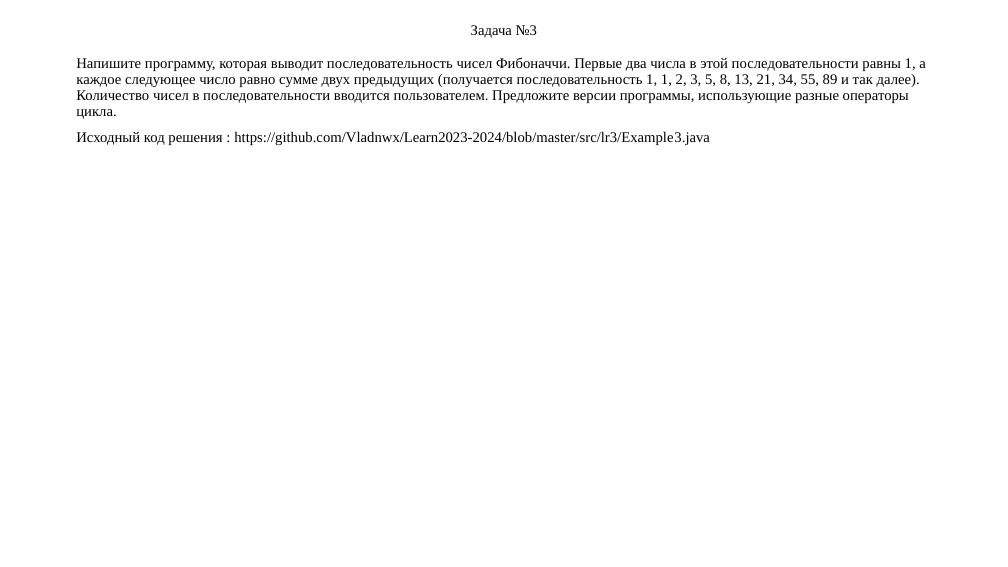
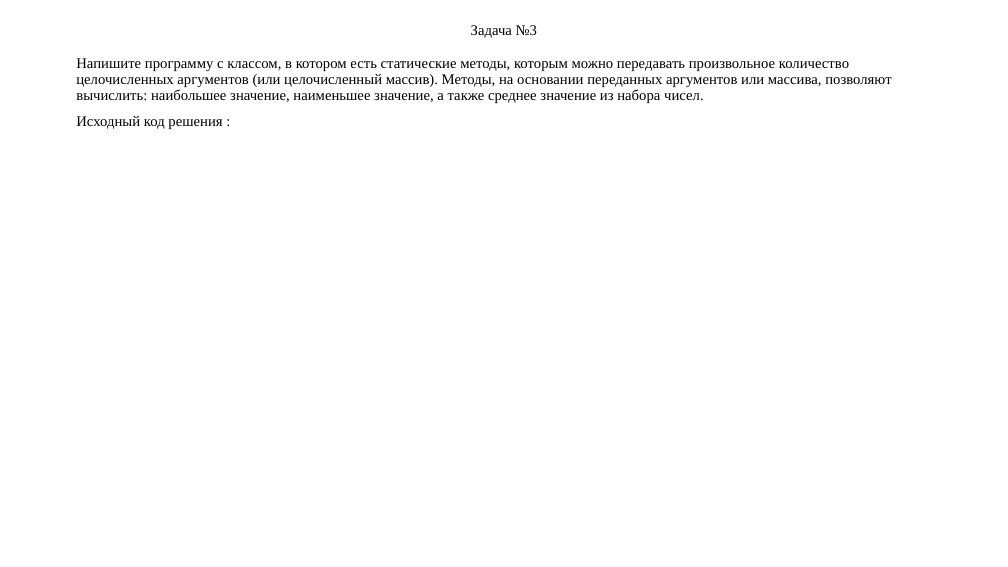
Before and after one commit to Vladnwx/Learn2023-2024, a slide deck: slide 5 of src/lr6/РИЗ-130916у Савельев В.Н. Отчет о выполнении ЛР6.pptx. Drawn at 1008x567 pixels with LibreOffice and Linux fonts; fonts in the diff are those of the drawing. Boxes give left, top, right and bottom in pixels: in the first picture for what was removed or moved away, otherwise in the second. Text is boxed around its words. In the diff, an @@ line names an element or a change of style, - is before the commit and + after.

```diff
--- a/src/lr6/РИЗ-130916у Савельев В.Н. Отчет о выполнении ЛР6.pptx
+++ b/src/lr6/РИЗ-130916у Савельев В.Н. Отчет о выполнении ЛР6.pptx
@@ text at bbox=[76, 58, 891, 129]: text changed @@
-Напишите программу, которая выводит последовательность чисел Фибоначчи. Первые два числа в этой последовательности равны 1, а каждое следующее число равно сумме двух предыдущих (получается последовательность 1, 1, 2, 3, 5, 8, 13, 21, 34, 55, 89 и так далее). Количество чисел в последовательности вводится пользователем. Предложите версии программы, использующие разные операторы цикла.
-Исходный код решения : https://github.com/Vladnwx/Learn2023-2024/blob/master/src/lr3/Example3.java
+Напишите программу с классом, в котором есть статические методы, которым можно передавать произвольное количество целочисленных аргументов (или целочисленный массив). Методы, на основании переданных аргументов или массива, позволяют вычислить: наибольшее значение, наименьшее значение, а также среднее значение из набора чисел.
+Исходный код решения :
```
Also in this commit, not shown: 12 other slides changed, 2 other files.
